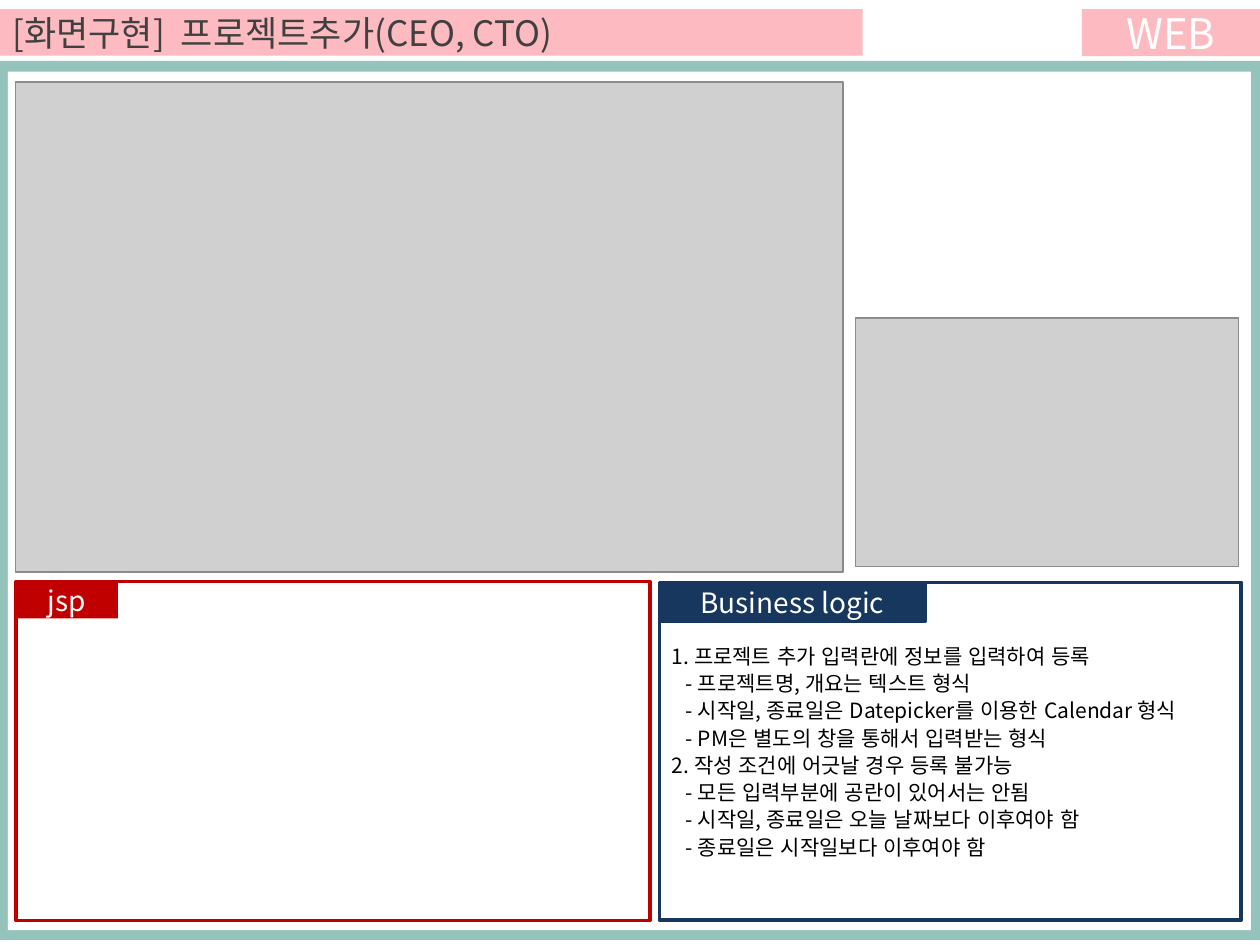
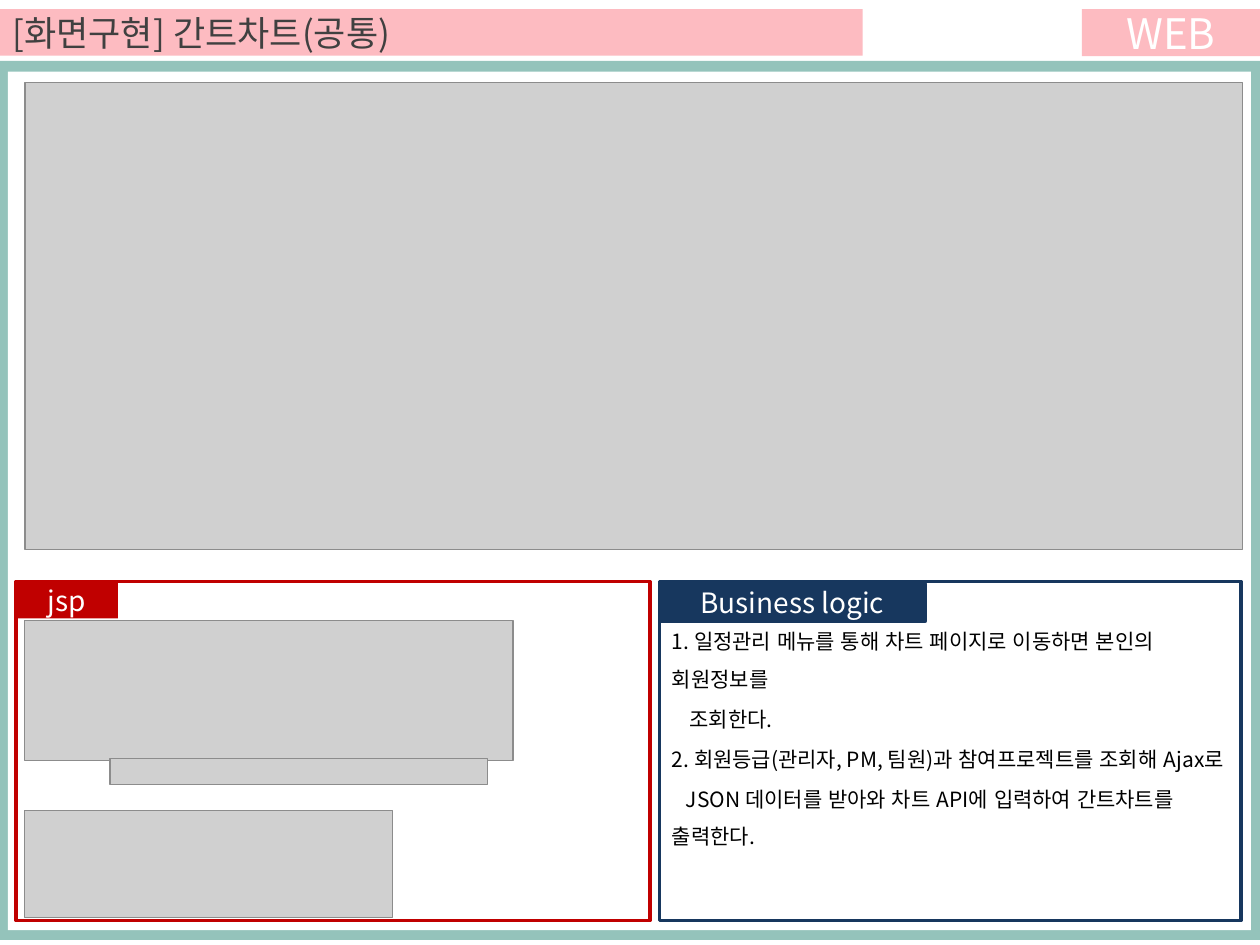
Before and after one commit to ezenteam03/project06, a slide deck: slide 27 of WebContent/jhk/0608 전현규.pptx (slide 26 before the commit). Drawn at 1260x945 pixels with LibreOffice and Linux fonts; fonts in the diff are those of the drawing; grey boxes stand for pictures; background and template pictures are left out. Boxes give left, top, right and bottom in pixels: in the first picture for what was removed or moved away, otherwise in the second. Text is boxed around its words. In the diff, an @@ line names an element or a change of style, - is before the commit and + after.

```diff
--- a/WebContent/jhk/0608 전현규.pptx
+++ b/WebContent/jhk/0608 전현규.pptx
@@ text in rectangle at box(12, 17, 390, 53): text changed @@
-[화면구현] 프로젝트추가(CEO, CTO)
+[화면구현] 간트차트(공통)
@@ picture: place and size @@
-picture at box(16, 82, 843, 572)
+picture at box(25, 82, 1242, 549)
@@ picture removed at box(856, 318, 1239, 566) @@
@@ text "1. 일정관리 메뉴를 통해 차트 ...": place and size @@
-text "1. 일정관리 메뉴를 통해 차트 ..." at box(659, 582, 1241, 920)
+text "1. 일정관리 메뉴를 통해 차트 ..." at box(672, 631, 1224, 846)
@@ text "1. 일정관리 메뉴를 통해 차트 ..." at box(672, 631, 1224, 846): outline #17375E 2.25 pt to none @@
@@ rectangle added at box(659, 582, 1241, 921), outline #17375E 2 pt @@
@@ picture added at box(25, 621, 514, 761) @@
@@ text at box(672, 631, 1224, 846): text changed @@
-1. 프로젝트 추가 입력란에 정보를 입력하여 등록
-- 프로젝트명, 개요는 텍스트 형식
-- 시작일, 종료일은 Datepicker를 이용한 Calendar 형식
-- PM은 별도의 창을 통해서 입력받는 형식
-2. 작성 조건에 어긋날 경우 등록 불가능
-- 모든 입력부분에 공란이 있어서는 안됨
-- 시작일, 종료일은 오늘 날짜보다 이후여야 함
-- 종료일은 시작일보다 이후여야 함
+1. 일정관리 메뉴를 통해 차트 페이지로 이동하면 본인의 회원정보를
+조회한다.
+2. 회원등급(관리자, PM, 팀원)과 참여프로젝트를 조회해 Ajax로
+JSON 데이터를 받아와 차트 API에 입력하여 간트차트를 출력한다.
@@ picture added at box(110, 759, 488, 785) @@
@@ picture added at box(25, 810, 393, 917) @@
```
Also in this commit, not shown: 9 other slides changed, 3 slides added, 8 slides removed, 32 other files.
